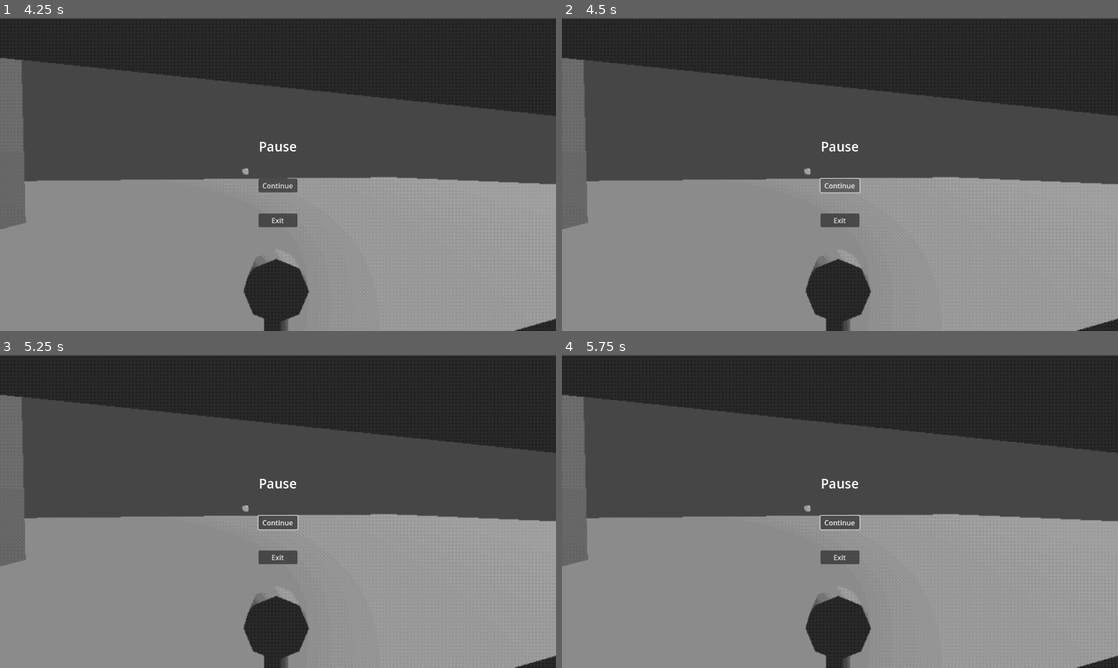
Above: before the commit, frames 1-4 (two rows, left to right).
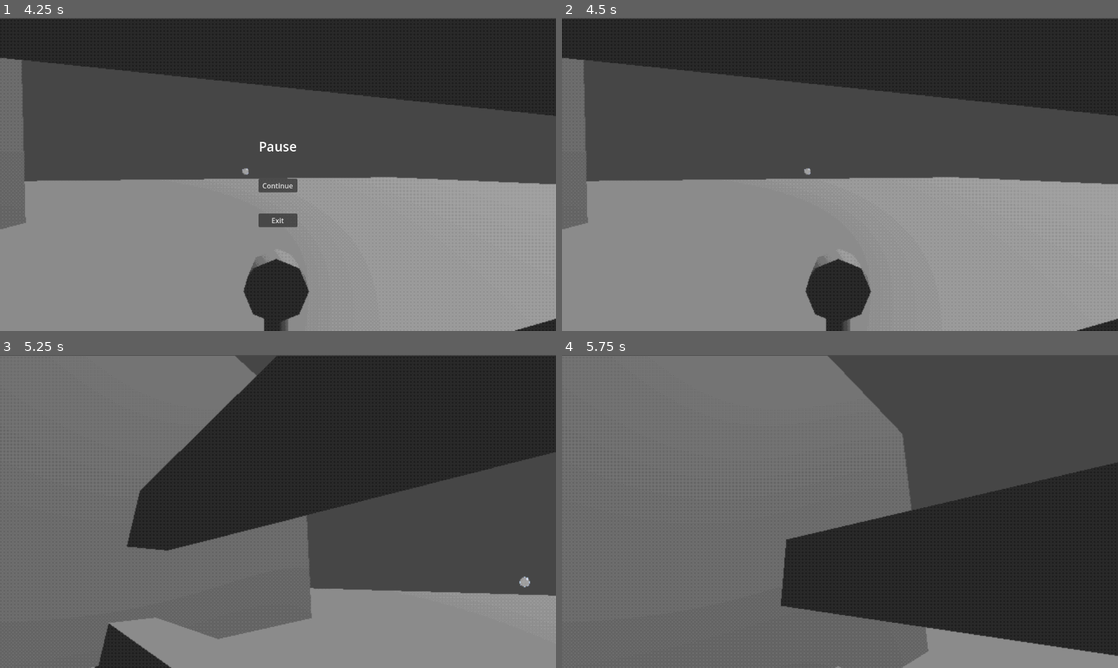
Above: after the commit, the same moments.

Repository: electrp/ggj25
Game: Godot game, scene res://levels/lvl_RoomTest.tscn
Same seed, same stepped clock (60 frames per second), same inputs: the game is played once before the commit and once after it.
Inputs (mouse positions are in pixels of both pictures, inside the frame that each line leads up to):
- Up to frame 1 (4.25 s): move the mouse to (305, 174) at 0.52 s; press the mouse at (305, 174) at 0.53 s; hold Up (ui_up) from 0.53 s (still down); tap Space (ui_accept) at 0.77, 1.52, 3.02, 3.77 s; move the mouse to (250, 174) at 1.27 s; release the mouse at (250, 174) at 1.28 s; click (250, 174) at 1.35 s; move the mouse to (289, 168) at 2.02 s; press the mouse at (289, 168) at 2.03 s; move the mouse to (272, 180) at 2.77 s; release the mouse at (272, 180) at 2.78 s; click (272, 180) at 2.85 s; move the mouse to (316, 177) at 3.52 s; press the mouse at (316, 177) at 3.53 s; tap Escape (ui_cancel) at 4.15 s
- Up to frame 2 (4.5 s): release Up (ui_up) at 4.25 s; release the mouse at (878, 177) at 4.25 s; click (840, 187) at 4.25 s, where only the run after the commit has a clickable "Continue"
- Up to frame 3 (5.25 s): tap Enter at 5 s; move the mouse to (111, 464) at 5.02 s; hold Left (ui_left) from 5.03 s (still down); click (111, 464) at 5.1 s
- Up to frame 4 (5.75 s): keep holding Left (ui_left); tap Space (ui_accept) at 5.27 s

Frame 1 is identical in both runs. In frame 2, 0.7% of the frame differs, in the area x 46-54%, y 39-67%; in frame 3, 64%; in frame 4, 88%, in the area x 0-100%, y 0-100%.

Commit message:
fixed pause menu

Diff:
--- a/ggj25/prefabs/pf_PauseMenu.tscn
+++ b/ggj25/prefabs/pf_PauseMenu.tscn
@@ -1,9 +1,12 @@
-[gd_scene load_steps=2 format=3 uid="uid://r5iernwak6gt"]
+[gd_scene load_steps=3 format=3 uid="uid://r5iernwak6gt"]
+
+[ext_resource type="Script" path="res://scripts/scr_Pausemenu.gd" id="1_fhbi2"]
 
 [sub_resource type="SystemFont" id="SystemFont_26vvu"]
 subpixel_positioning = 0
 
 [node name="PauseMenu" type="Node2D"]
+script = ExtResource("1_fhbi2")
 
 [node name="Pause" type="CanvasLayer" parent="."]
 
--- /dev/null
+++ b/ggj25/scripts/scr_Pausemenu.gd
@@ -0,0 +1,36 @@
+extends Node2D
+
+@onready var pause = $Pause
+
+var isPaused = false
+
+# Called when the node enters the scene tree for the first time.
+func _ready() -> void:
+	Input.set_mouse_mode(Input.MOUSE_MODE_CAPTURED)
+	process_mode = Node.PROCESS_MODE_ALWAYS
+	pause.visible = false
+	pause.get_node("Control/Continue").connect("pressed", _continue)
+	pause.get_node("Control/Exit").connect("pressed", _quit)
+
+func _continue():
+	if isPaused == true:
+		Input.set_mouse_mode(Input.MOUSE_MODE_CAPTURED)
+		pause.visible = false
+		get_tree().paused = false
+		isPaused = false
+
+func _quit():
+	get_tree().quit()
+
+# Called every frame. 'delta' is the elapsed time since the previous frame.
+func _process(delta: float) -> void:
+	if Input.is_action_just_pressed("ui_cancel"):
+		if isPaused == false:
+			Input.set_mouse_mode(Input.MOUSE_MODE_VISIBLE)
+			pause.visible = true
+			get_tree().paused = true
+		else:
+			Input.set_mouse_mode(Input.MOUSE_MODE_CAPTURED)
+			pause.visible = false
+			get_tree().paused = false
+		isPaused = !isPaused
--- a/ggj25/scripts/scr_Player.gd
+++ b/ggj25/scripts/scr_Player.gd
@@ -1,40 +1,13 @@
 extends Node3D
 
-@onready var pause = get_node("../../../PauseMenu/Pause")  # Place PauseMenu as seen in lvl_NickTest
 @onready var player = $CharacterBody3D
 @onready var fan_obj = $CharacterBody3D/PortableFan/Fan
 
-var isPaused = false
 var isFullscreen = false
 
 func _ready() -> void:
-	Input.set_mouse_mode(Input.MOUSE_MODE_CAPTURED)
-	process_mode = Node.PROCESS_MODE_ALWAYS
-	pause.visible = false
-	pause.get_node("Control/Continue").connect("pressed", _continue)
-	pause.get_node("Control/Exit").connect("pressed", _quit)
-
-func _continue():
-	if isPaused == true:
-		Input.set_mouse_mode(Input.MOUSE_MODE_CAPTURED)
-		pause.visible = false
-		get_tree().paused = false
-		isPaused = false
-
-func _quit():
-	get_tree().quit()
+	pass
 
 # Called every frame. 'delta' is the elapsed time since the previous frame.
 func _process(delta: float) -> void:
 	fan_obj.activate = Input.is_action_pressed("Activate")
-
-	if Input.is_action_just_pressed("ui_cancel"):
-		if isPaused == false:
-			Input.set_mouse_mode(Input.MOUSE_MODE_VISIBLE)
-			pause.visible = true
-			get_tree().paused = true
-		else:
-			Input.set_mouse_mode(Input.MOUSE_MODE_CAPTURED)
-			pause.visible = false
-			get_tree().paused = false
-		isPaused = !isPaused
